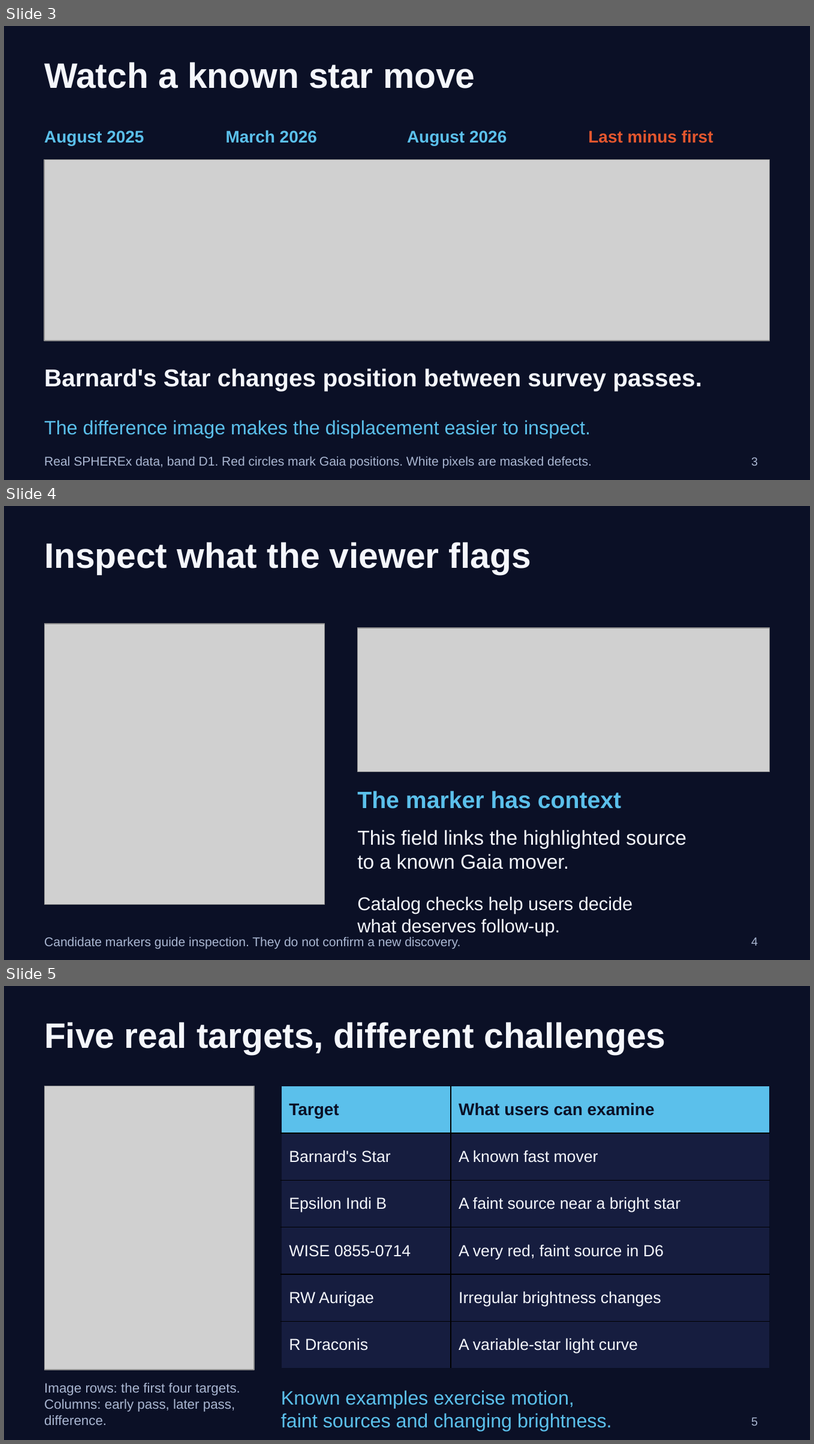
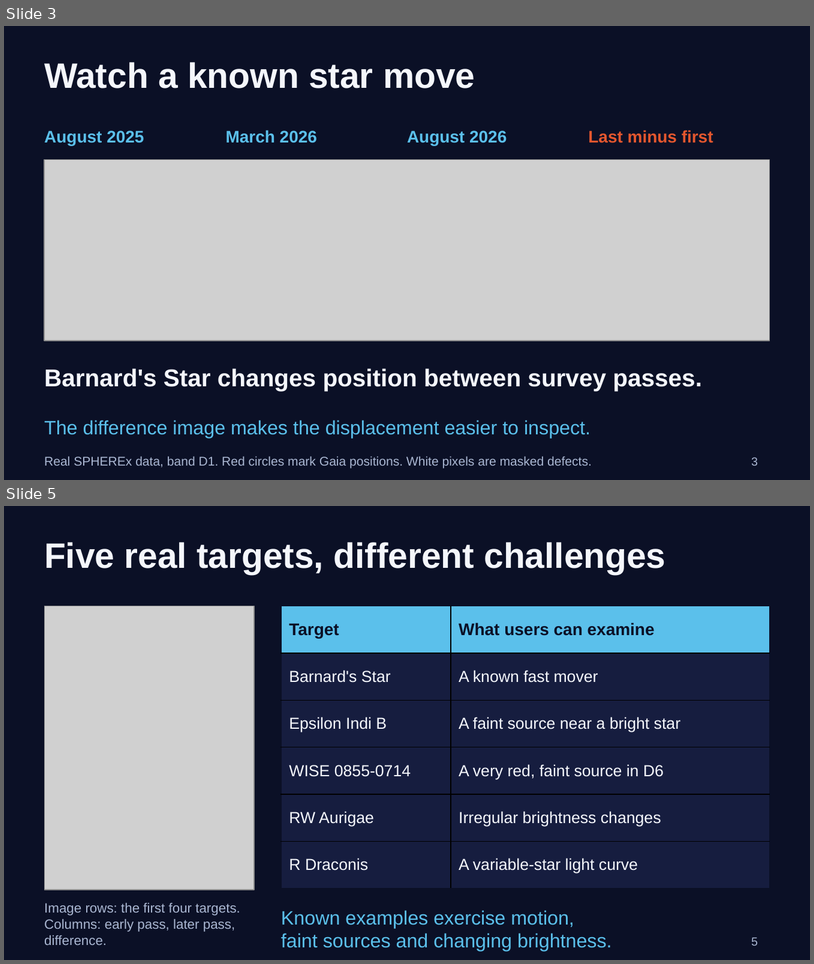
Before and after one commit to arnav2deopura-blip/supernova-syndicate, a slide deck: frontend/demo/Sphere_Shift_Demo.pptx. Shown one above the other, each under a label of ours: slides 3, 4 and 5 before the commit, slides 3 and 5 after it; the slides between them are not shown. The pictures are 814x1444 and 814x964 pixels, drawn with LibreOffice and Linux fonts; fonts in the diff are those of the drawing; grey boxes stand for pictures. Boxes give left, top, right and bottom in pixels: in the first picture for what was removed or moved away, otherwise in the second. Text is boxed around its words. In the diff, an @@ line names an element or a change of style, - is before the commit and + after.

Commit message:
Add Advanced demo and complete viewer marker key

```diff
--- a/frontend/demo/Sphere_Shift_Demo.pptx
+++ b/frontend/demo/Sphere_Shift_Demo.pptx
@@ slide 4 removed at (4, 506, 810, 960), background #0B1026 @@
@@ text removed at (44, 542, 531, 574) @@
-Inspect what the viewer flags
@@ picture removed at (44, 624, 325, 904) @@
@@ picture removed at (358, 628, 770, 771) @@
@@ text removed at (357, 790, 621, 808) @@
-The marker has context
@@ text removed at (357, 829, 687, 869) @@
-This field links the highlighted source
-to a known Gaia mover.
@@ text removed at (357, 896, 633, 935) @@
-Catalog checks help users decide
-what deserves follow-up.
@@ text removed at (44, 936, 461, 949) @@
-Candidate markers guide inspection. They do not confirm a new discovery.
@@ text removed at (752, 937, 758, 945) @@
-4
```
Also in this commit, not shown: 1 slide changed, 2 slides added, 1 other file.
